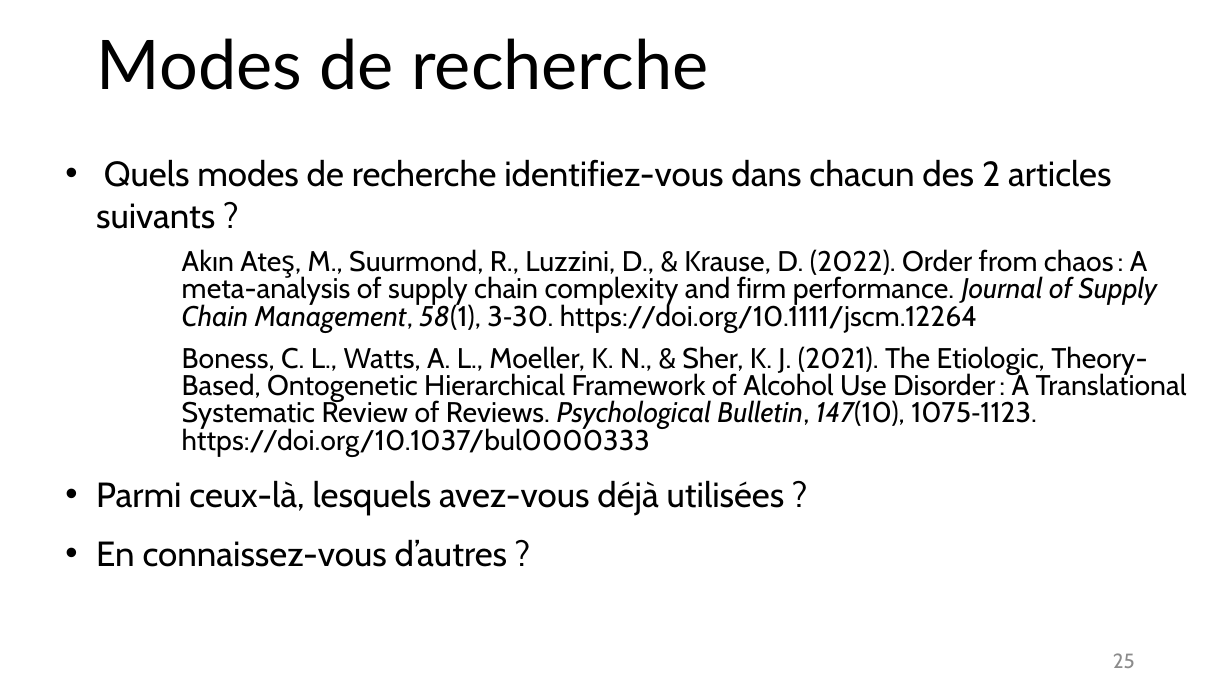
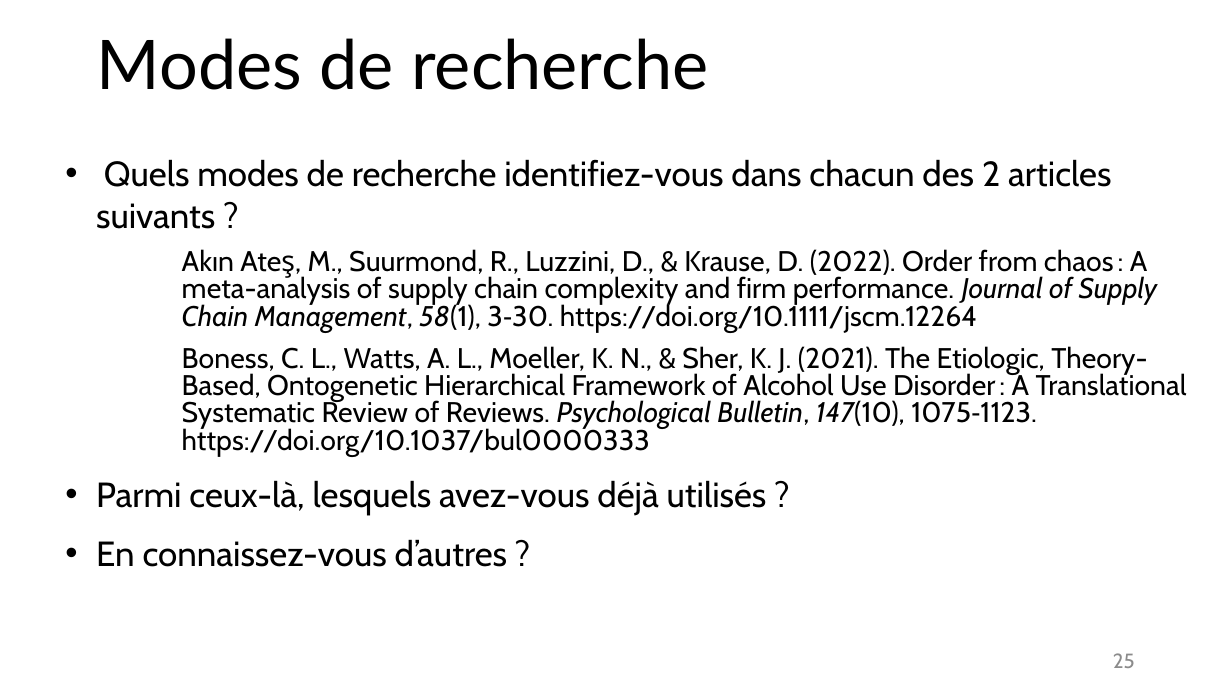
Before and after one commit to fflamerie/intro_revlit, a slide deck: slide 25 of docs/Intro_RevLit.odp. Drawn at 1232x693 pixels with LibreOffice and Linux fonts; fonts in the diff are those of the drawing. Boxes give left, top, right and bottom in pixels: in the first picture for what was removed or moved away, otherwise in the second. Text is boxed around its words. In the diff, an @@ line names an element or a change of style, - is before the commit and + after.

```diff
--- a/docs/Intro_RevLit.odp
+++ b/docs/Intro_RevLit.odp
@@ text at (96, 480, 767, 515): text changed @@
-• Parmi ceux-là, lesquels avez-vous déjà utilisées ?
+• Parmi ceux-là, lesquels avez-vous déjà utilisés ?
```
Also in this commit, not shown: 4 other slides changed, 4 other files.
